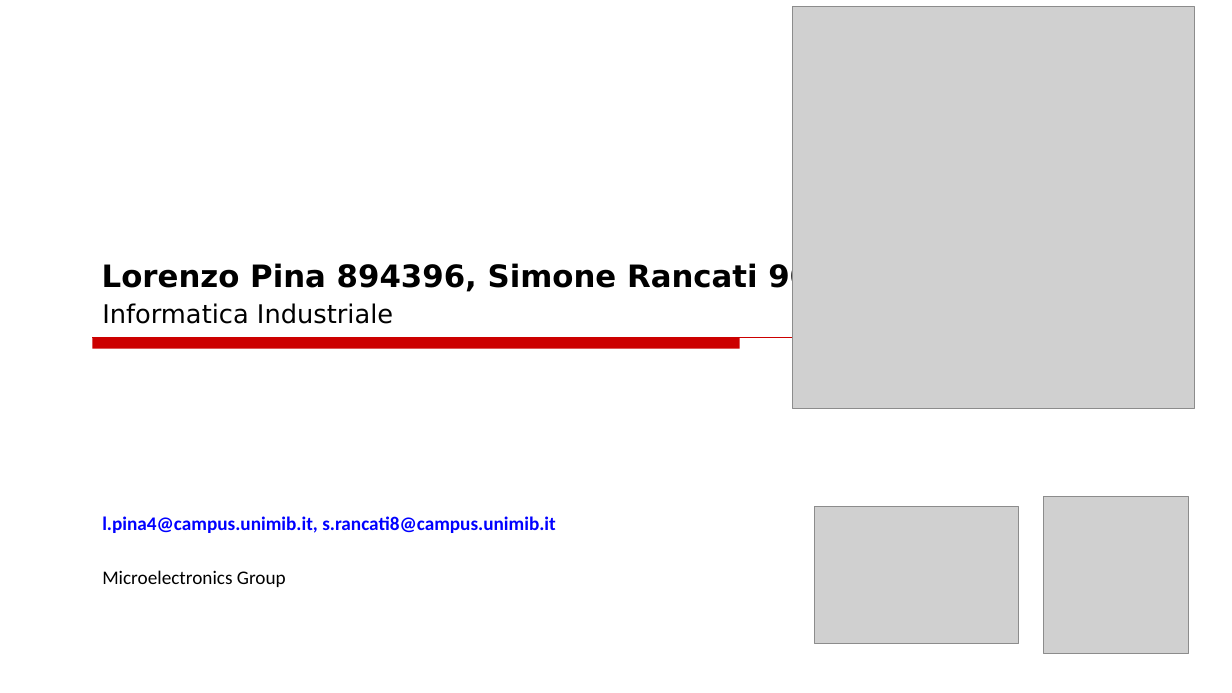
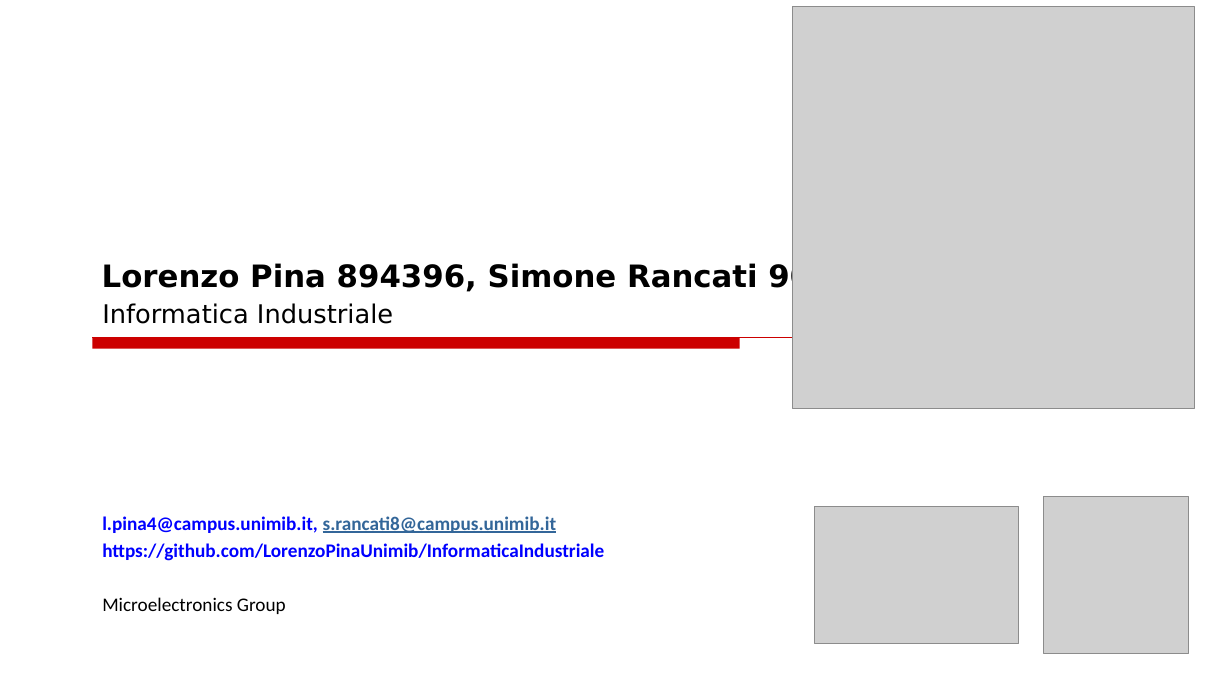
Before and after one commit to LorenzoPinaUnimib/InformaticaIndustriale, a slide deck: slide 1 of Documentazione.pptx. Drawn at 1232x693 pixels with LibreOffice and Linux fonts; fonts in the diff are those of the drawing; grey boxes stand for pictures. Boxes give left, top, right and bottom in pixels: in the first picture for what was removed or moved away, otherwise in the second. Text is boxed around its words. In the diff, an @@ line names an element or a change of style, - is before the commit and + after.

```diff
--- a/Documentazione.pptx
+++ b/Documentazione.pptx
@@ text at (x1=102, y1=516, x2=557, y2=533): text colour #0000FF to #336699, underline on in "s.rancati8@campus.unimib.it" @@
@@ text at (x1=102, y1=543, x2=604, y2=561): paragraph added @@
+https://github.com/LorenzoPinaUnimib/InformaticaIndustriale
```
Also in this commit, not shown: 11 other files.
